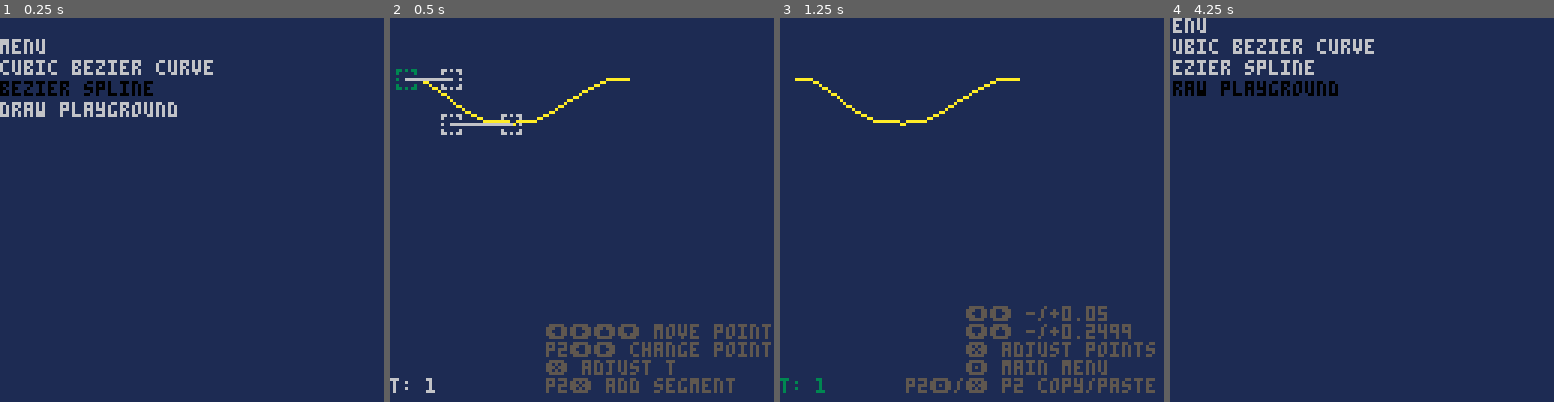
Above: before the commit, frames 1-4 (left to right).
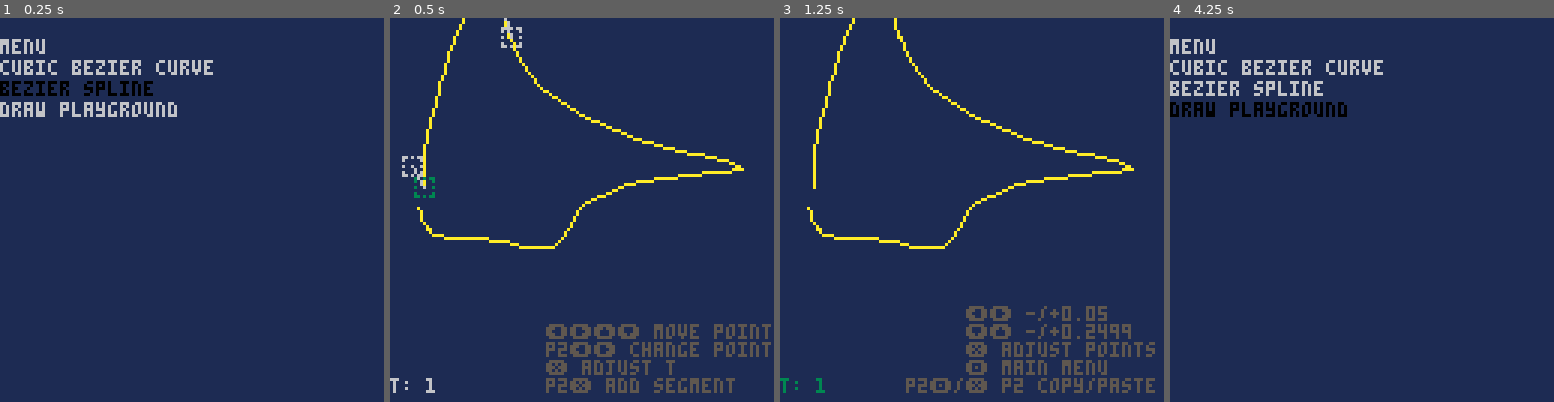
Above: after the commit, the same moments.

Repository: ajbowen249/pico-8-bezier
Game: PICO-8 cartridge bezier.p8
Two runs of this game, one before a commit and one after it. Both use one fixed random seed, a clock stepped at 60 frames per second and the inputs below.
Inputs:
- Up to frame 1 (0.25 s): no input
- Up to frame 2 (0.5 s): tap X (X key) at 0.33 s
- Up to frame 3 (1.25 s): tap O (Z key) at 0.7 s; tap X (X key) at 1.07 s
- Up to frame 4 (4.25 s): hold Right 1.6-2.1 s; tap O (Z key) every 0.4 s from 1.7 to 4.1 s; tap X (X key) at 1.85, 2.97, 4.08 s; hold Up 2.15-2.42 s; hold Right 2.47-3.03 s; hold Left 3.08-3.58 s; hold Down 3.63-3.97 s; hold Right from 4.02 s (still down)

Frame 1 is identical in both runs. In frame 2, 2.9% of the frame differs, in the area x 1-93%, y 0-61%; in frame 3, 2.1%; in frame 4, 4.3%, in the area x 0-56%, y 0-26%.

Commit message:
slow-but functional flood fill

Diff:
--- a/bezier.p8
+++ b/bezier.p8
@@ -18,6 +18,26 @@
   return out
 end
 
+function count_ex(array, func)
+  local c = 0
+  for _, v in ipairs(array) do
+    if func(v) then
+      c = c + 1
+    end
+  end
+  return c
+end
+
+function some(array, func)
+  for _, v in ipairs(array) do
+    if func(v) then
+      return true
+    end
+  end
+
+  return false
+end
+
 -->8
 -- math functions
 function lerp(v0, v1, t)
@@ -26,6 +46,16 @@
 
 function point(x, y)
   return { x = x, y = y }
+end
+
+function contains_point(array, p)
+  return some(array, function(v)
+    return points_equal(p, v)
+  end)
+end
+
+function points_equal(p1, p2)
+  return p1.x == p2.x and p1.y == p2.y
 end
 
 function lerp_2d(p0, p1, t)
@@ -356,7 +386,8 @@
   bsds.mode = 0
 
   if bsds.spline == nil then
-    bsds.spline = bez_spline_from_string("2, 5,20, 20,20, 20,35, 40,35,    40,35, 60,35, 60,20, 80,20")
+    -- bsds.spline = bez_spline_from_string("2, 5,20, 20,20, 20,35, 40,35,    40,35, 60,35, 60,20, 80,20")
+    bsds.spline = bez_spline_from_string("4,11.5,56.5,7.5,49,28.5,-37.5,40,6.5,40,6.5,51.5,50.5,158,47.5,100,52.5,100,52.5,42,57.5,70,82.25,45,76,45,76,20,69.75,13,78.625,9.5,63.5")
   end
 end
 
@@ -570,6 +601,8 @@
 
 -- lumpy circle for testing
 -- 4,11.5,56.5,7.5,49,5,6.5,40,6.5,40,6.5,75,6.5,112,22,100,52.5,100,52.5,88,83,73.5,98.25,48.5,92,48.5,92,23.5,85.75,13,78.625,9.5,63.5
+-- weird star
+-- 4,11.5,56.5,7.5,49,28.5,-37.5,40,6.5,40,6.5,51.5,50.5,158,47.5,100,52.5,100,52.5,42,57.5,70,82.25,45,76,45,76,20,69.75,13,78.625,9.5,63.5
 dp1s = {} -- drawing playground 1 state
 function init_draw_playground_1()
   if bsds.spline == nil then
@@ -582,12 +615,50 @@
   dp1s.c_y = 0
 end
 
+function is_in_bounds(p, bounds)
+  return p.x >= bounds.min_x and p.x <= bounds.max_x and p.y >= bounds.min_y and p.y <= bounds.max_y
+end
+
+function flood_fill(from_point, color, bounds)
+  local point_queue = { from_point }
+
+  while #point_queue > 0 do
+    local current_point = deli(point_queue, 1)
+
+    pset(current_point.x, current_point.y, color)
+    local neighbors = {
+      point(current_point.x - 1, current_point.y),
+      point(current_point.x + 1, current_point.y),
+      point(current_point.x, current_point.y - 1),
+      point(current_point.x, current_point.y + 1),
+    }
+
+    for _, neighbor in ipairs(neighbors) do
+      if is_in_bounds(neighbor, bounds) and pget(neighbor.x, neighbor.y) != color and (contains_point(point_queue, neighbor) == false) then
+        add(point_queue, neighbor)
+      end
+    end
+  end
+end
+
 function draw_draw_playground_1()
-  rectfill(0, 0, 127, 127, 1)
+  local screen_bounds = {
+    min_x = dp1s.c_x,
+    max_x = dp1s.c_x + 127,
+    min_y = dp1s.c_y,
+    max_y = dp1s.c_y + 127,
+  }
+
+  rectfill(screen_bounds.min_x, screen_bounds.min_y, screen_bounds.max_x, screen_bounds.max_y, 1)
   camera(dp1s.c_x, dp1s.c_y)
   local spline = calc_bez_spline(dp1s.spline, dp1s.incr, 1)
 
   draw_vector_line(spline.curves, 10)
+  local start_point = spline.curves[1].points[1]
+  local last_curve = spline.curves[#spline.curves]
+  local end_point = last_curve.points[#last_curve.points]
+  line(start_point.x, start_point.y, end_point.x, end_point.y, 10)
+  flood_fill(point(20, 20), 10, screen_bounds)
 
   print(stat(7), dp1s.c_x, dp1s.c_y, 11)
 end
